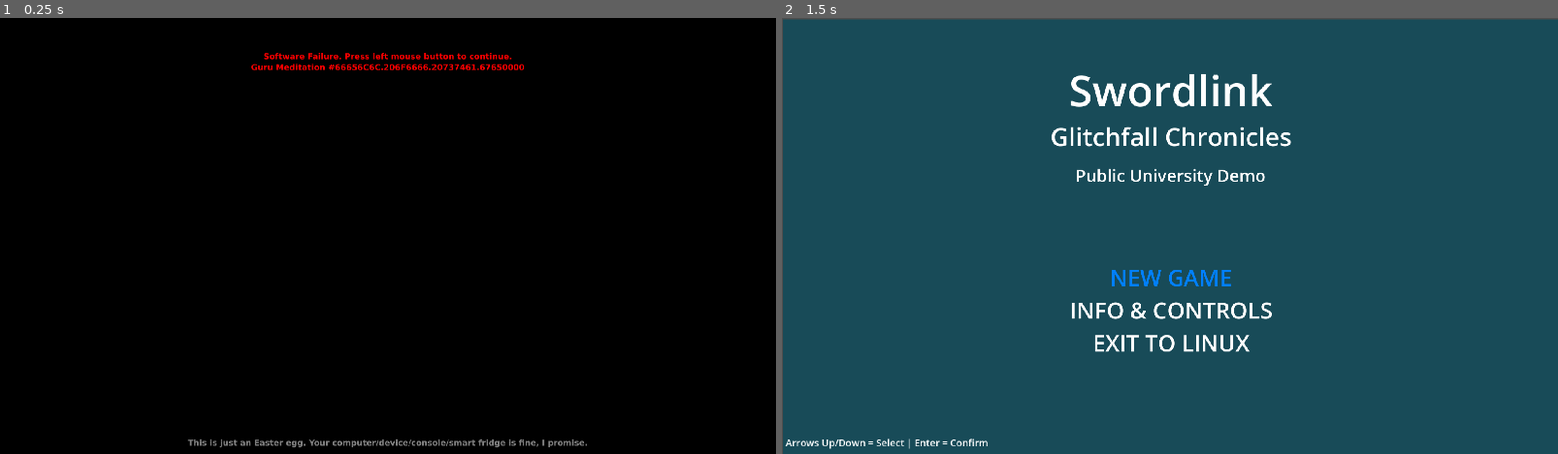
Above: before the commit, frames 1-2 (left to right).
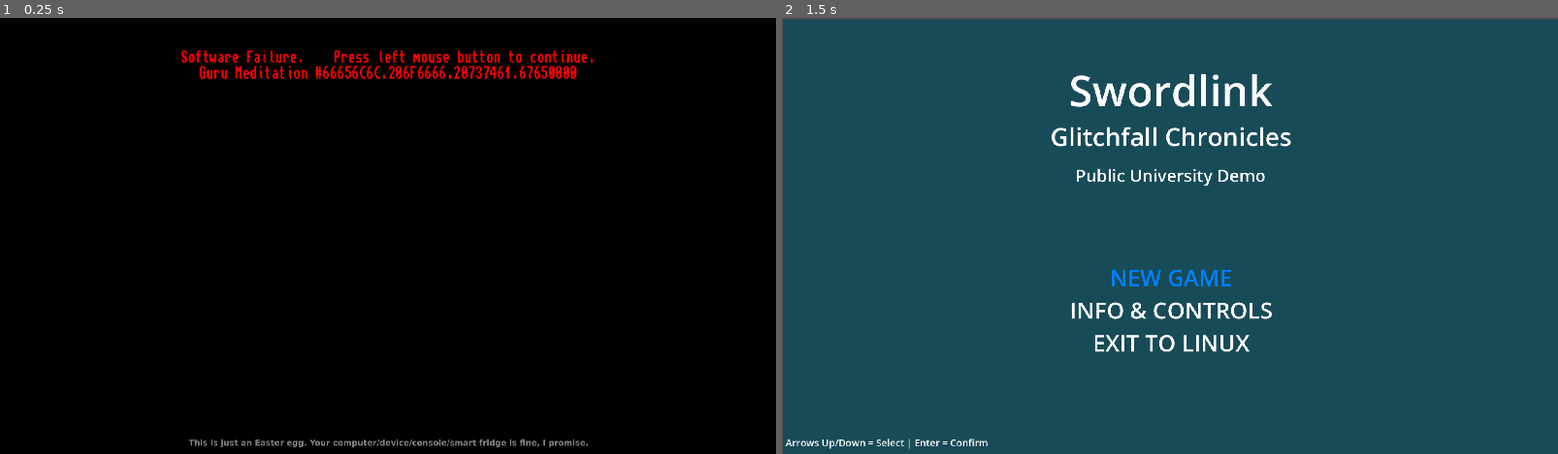
Above: after the commit, the same moments.

Repository: That1M8Head/Swordlink
Game: Godot game, scene res://guru_meditation.tscn
Two runs of this game, one before a commit and one after it. Both use one fixed random seed, a clock stepped at 60 frames per second and the inputs below. This scene is started directly instead of the project's main scene.
Inputs (mouse positions are in pixels of both pictures, inside the frame that each line leads up to):
- Up to frame 1 (0.25 s): no input
- Up to frame 2 (1.5 s): tap Enter (Enter) at 0.5 s; move the mouse to (1340, 214) at 0.52 s; hold X (AltAttack) 0.53-1.28 s; hold D (MoveRight) from 0.53 s (still down); click (1340, 214) at 0.67 s; tap Space (Jump) at 0.77, 1.25 s; move the mouse to (1014, 257) at 1.27 s; click (1014, 257) at 1.35 s

The runs differ from the first frame. In frame 1, 2.0% of the frame differs, in the area x 23-77%, y 7-99%; in frame 2, nothing differs.

Commit message:
Updated the Guru Meditation Easter egg
The font is now more authentic, being reminiscent of the original Topaz font used for the Amiga.
The error itself is larger, so it displays better on smaller screens with HiDPI, and it's also centred to look closer to the original error.

Diff:
--- a/debugger.tscn
+++ b/debugger.tscn
@@ -1,10 +1,14 @@
-[gd_scene load_steps=5 format=3 uid="uid://dq0cef8yqk6ci"]
+[gd_scene load_steps=6 format=3 uid="uid://dq0cef8yqk6ci"]
 
 [ext_resource type="Script" path="res://Scripts/CommandPrompt.gd" id="1_wnpmw"]
 [ext_resource type="Texture2D" uid="uid://bx60cbssehls5" path="res://Textures/Touch Buttons/EnterButton.png" id="2_w2q5f"]
 [ext_resource type="Script" path="res://Scripts/EnterButtonPos.gd" id="3_l0m1e"]
 
+[sub_resource type="SystemFont" id="SystemFont_qoy28"]
+font_names = PackedStringArray("Monospace")
+
 [sub_resource type="SystemFont" id="SystemFont_6xs4v"]
+fallbacks = Array[Font]([SubResource("SystemFont_qoy28")])
 font_names = PackedStringArray("JetBrains Mono", "Source Code Pro", "Monospace")
 hinting = 0
 subpixel_positioning = 0
--- a/guru_meditation.tscn
+++ b/guru_meditation.tscn
@@ -1,15 +1,11 @@
-[gd_scene load_steps=8 format=3 uid="uid://cff8ltb72ojw2"]
+[gd_scene load_steps=9 format=3 uid="uid://cff8ltb72ojw2"]
 
 [ext_resource type="Script" path="res://Scripts/GuruMeditation.gd" id="1_sgdom"]
-
-[sub_resource type="SystemFont" id="SystemFont_y87wb"]
-font_names = PackedStringArray("JetBrains Mono", "Source Code Pro", "Consolas", "Monospace")
-font_weight = 600
-hinting = 0
+[ext_resource type="FontFile" uid="uid://cmx3jf1717axb" path="res://topaz-plus-a1200.ttf" id="2_qnsdc"]
 
 [sub_resource type="LabelSettings" id="LabelSettings_f6y21"]
-font = SubResource("SystemFont_y87wb")
-font_size = 20
+font = ExtResource("2_qnsdc")
+font_size = 36
 font_color = Color(1, 0, 0, 1)
 
 [sub_resource type="Animation" id="Animation_qe44h"]
@@ -34,7 +30,11 @@
 "flashing": SubResource("Animation_qe44h")
 }
 
+[sub_resource type="SystemFont" id="SystemFont_1snyd"]
+font_names = PackedStringArray("Monospace")
+
 [sub_resource type="SystemFont" id="SystemFont_ni3pw"]
+fallbacks = Array[Font]([SubResource("SystemFont_1snyd")])
 font_names = PackedStringArray("JetBrains Mono", "Source Code Pro", "Consolas", "Monospace")
 font_weight = 600
 hinting = 0
@@ -64,9 +64,12 @@
 
 [node name="Error" type="MarginContainer" parent="Background"]
 layout_mode = 1
-anchors_preset = 10
-anchor_right = 1.0
-offset_bottom = 217.0
+anchors_preset = 5
+anchor_left = 0.5
+anchor_right = 0.5
+offset_left = -615.0
+offset_right = 615.0
+offset_bottom = 235.0
 grow_horizontal = 2
 theme_override_constants/margin_left = 45
 theme_override_constants/margin_top = 45
@@ -75,7 +78,7 @@
 
 [node name="Box" type="ColorRect" parent="Background/Error"]
 layout_mode = 2
-color = Color(0, 0, 0, 1)
+color = Color(1, 0, 0, 1)
 
 [node name="InnerBoxMargin" type="MarginContainer" parent="Background/Error/Box"]
 layout_mode = 1
@@ -84,18 +87,19 @@
 anchor_bottom = 1.0
 grow_horizontal = 2
 grow_vertical = 2
-theme_override_constants/margin_left = 4
-theme_override_constants/margin_top = 4
-theme_override_constants/margin_right = 4
-theme_override_constants/margin_bottom = 4
+theme_override_constants/margin_left = 8
+theme_override_constants/margin_top = 8
+theme_override_constants/margin_right = 8
+theme_override_constants/margin_bottom = 8
 
 [node name="ColorRect" type="ColorRect" parent="Background/Error/Box/InnerBoxMargin"]
 layout_mode = 2
 color = Color(0, 0, 0, 1)
 
 [node name="ErrorMessage" type="Label" parent="Background/Error/Box/InnerBoxMargin"]
+texture_filter = 1
 layout_mode = 2
-text = "Software Failure. RESTART_INSTRUCTION to continue.
+text = "Software Failure.    RESTART_INSTRUCTION to continue.
 Guru Meditation #66656C6C.206F6666.20737461.67650000"
 label_settings = SubResource("LabelSettings_f6y21")
 horizontal_alignment = 1
@@ -114,9 +118,9 @@
 anchor_top = 1.0
 anchor_right = 0.5
 anchor_bottom = 1.0
-offset_left = -623.0
+offset_left = -621.0
 offset_top = -40.0
-offset_right = 623.0
+offset_right = 625.0
 offset_bottom = -12.0
 grow_horizontal = 2
 grow_vertical = 0
Binary file added: Scripts/TopazPlus_a500_v1.0.ttf
Not shown, added: Scripts/TopazPlus_a500_v1.0.ttf.import
Binary file added: Scripts/topasplus.ttf
Not shown, added: Scripts/topasplus.ttf.import
Binary file added: topaz-plus-a1200.ttf
Not shown, added: topaz-plus-a1200.ttf.import
